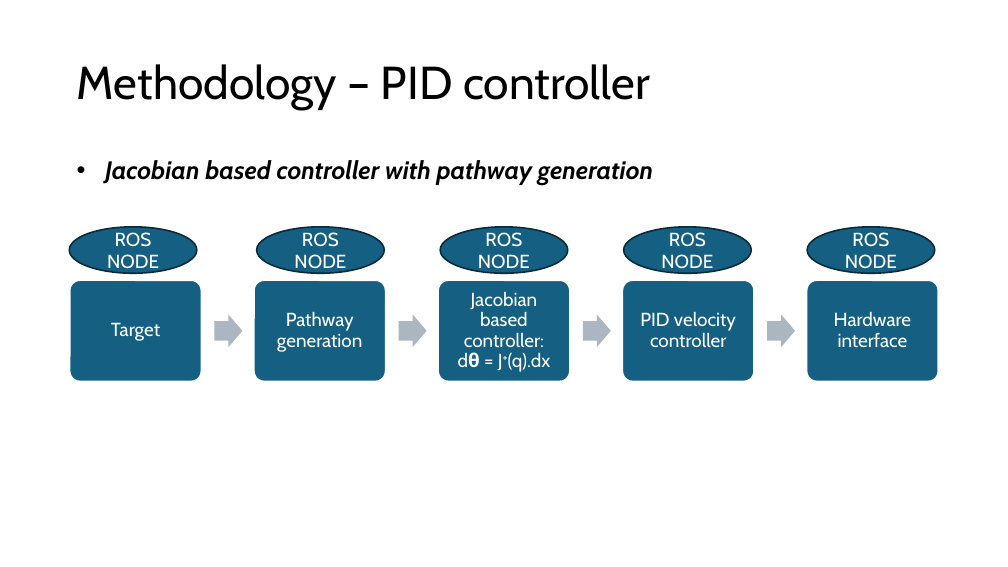
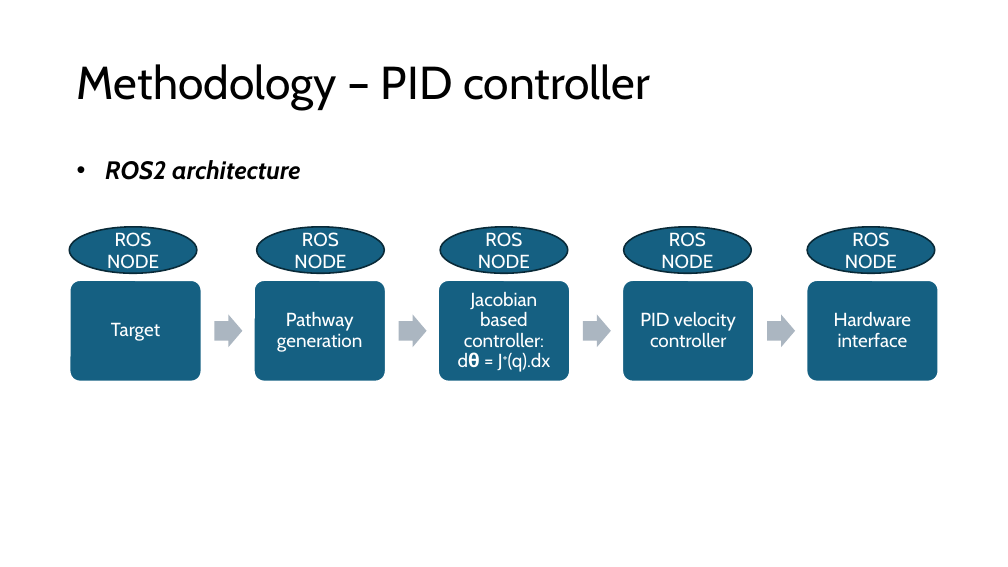
Before and after one commit to dthung99/Advanced_Medical_Robotics_MSc_course, a slide deck: slide 9 of Advanced_Robotics_Report_Presentation.pptx (slide 7 before the commit). Drawn at 1008x567 pixels with LibreOffice and Linux fonts; fonts in the diff are those of the drawing. Boxes give left, top, right and bottom in pixels: in the first picture for what was removed or moved away, otherwise in the second. Text is boxed around its words. In the diff, an @@ line names an element or a change of style, - is before the commit and + after.

```diff
--- a/Advanced_Robotics_Report_Presentation.pptx
+++ b/Advanced_Robotics_Report_Presentation.pptx
@@ text at (105,160,300,180): text changed @@
-• Jacobian based controller with pathway generation
+• ROS2 architecture
```
Also in this commit, not shown: 9 other slides changed, 5 slides added, 7 other files.
